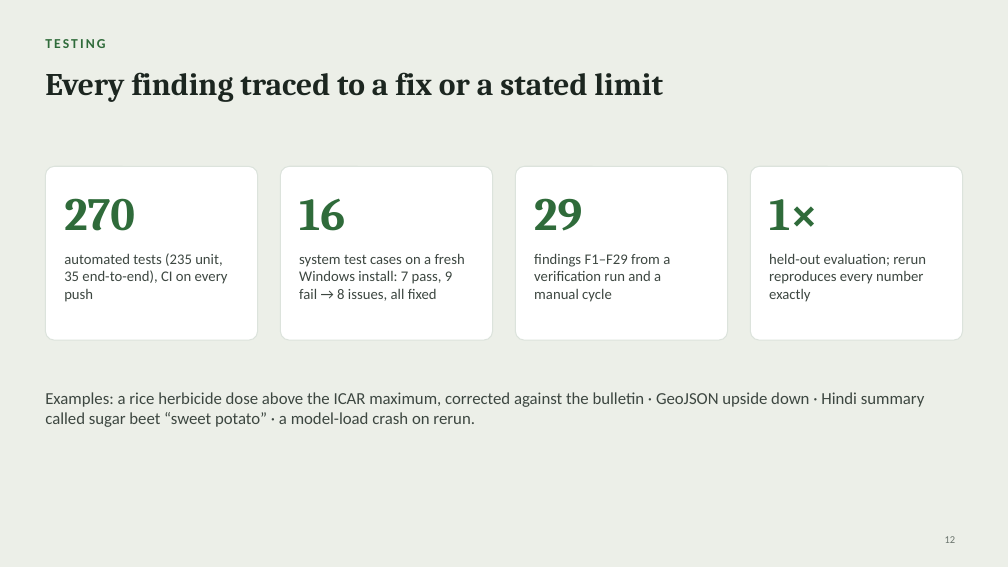
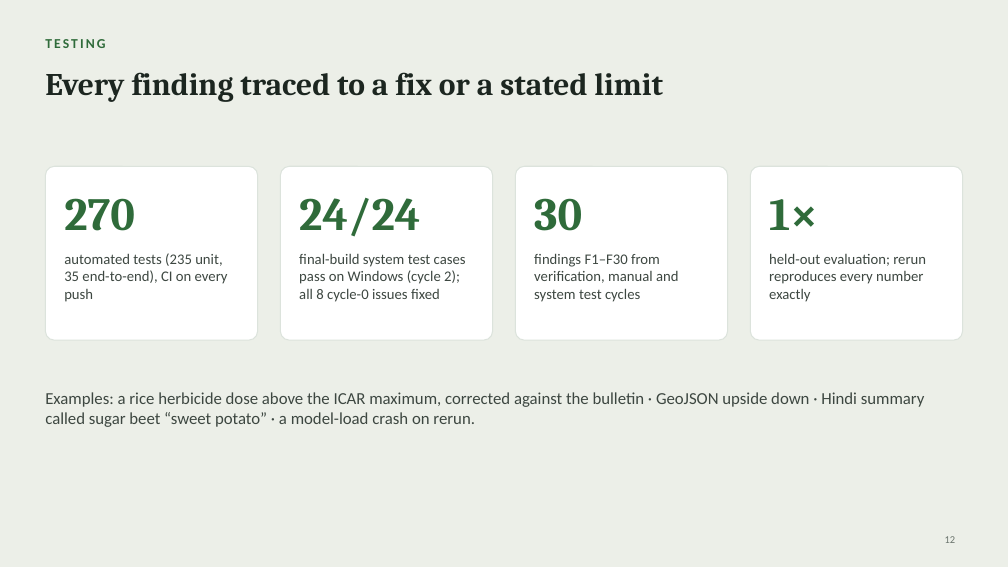
Before and after one commit to Chaitanya-666/agriAgent, a slide deck: slide 12 of docs/slides/AgriAgent_Final_Viva.pptx. Drawn at 1008x567 pixels with LibreOffice and Linux fonts; fonts in the diff are those of the drawing. Boxes give left, top, right and bottom in pixels: in the first picture for what was removed or moved away, otherwise in the second. Text is boxed around its words. In the diff, an @@ line names an element or a change of style, - is before the commit and + after.

```diff
--- a/docs/slides/AgriAgent_Final_Viva.pptx
+++ b/docs/slides/AgriAgent_Final_Viva.pptx
@@ text at box(299, 198, 420, 237): text changed @@
-16
+24/24
@@ text at box(534, 198, 582, 231): text changed @@
-29
+30
@@ text at box(299, 253, 466, 302): text changed @@
-system test cases on a fresh Windows install: 7 pass, 9 fail → 8 issues, all fixed
+final-build system test cases pass on Windows (cycle 2); all 8 cycle-0 issues fixed
@@ text at box(534, 253, 679, 302): text changed @@
-findings F1–F29 from a verification run and a manual cycle
+findings F1–F30 from verification, manual and system test cycles
```
Also in this commit, not shown: 1 other slide changed, 10 other files.
